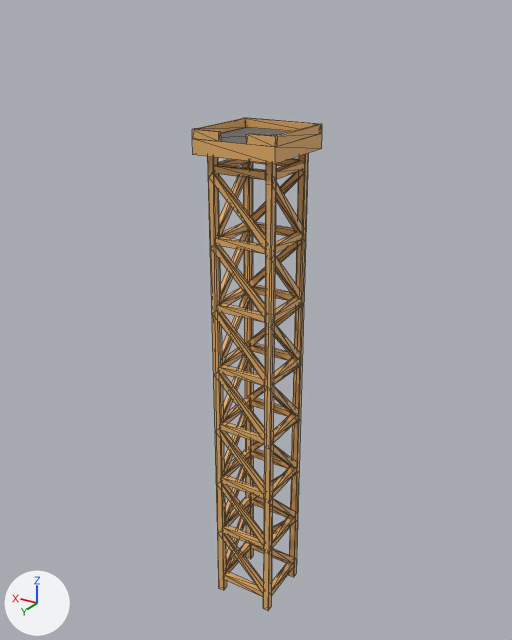
Two versions of the glTF model assets/models/builds/high-rise tower/high-rise tower.glb, one commit apart.
Both versions are drawn from a camera (50 mm lens) standing at (-19.9, 33.5, 36.8) and looking at (0.5, -0.6, 19.8). The axes (+X, +Y, +Z) are drawn at lower left. The lights are the same throughout. Mesh edges are drawn as thin lines. Vertices at the same position are counted once.
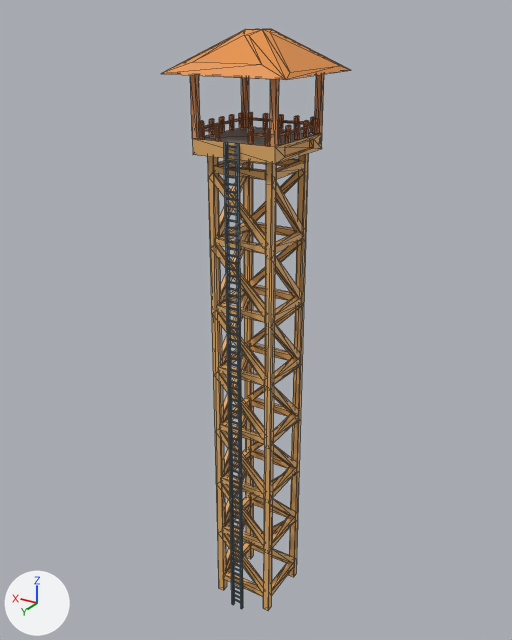
Changed parts and their boxes (x1, y1, x2, y2) in the pictures (512 x 640 px; the box of a moved part takes in the faces that stretch with it):
'Cube.004', reshaped, moved, rescaled, turned: before (192, 118, 322, 611); after (161, 29, 350, 611)
part 1 of me_cube_029, added: after (226, 497, 250, 526)
part 2 of me_cube_029, moved or reshaped: before (223, 571, 263, 597); after (222, 524, 264, 550)
part 3 of me_cube_029, added: after (272, 516, 295, 548)
part 4 of me_cube_029, added: after (243, 163, 253, 559)
part 5 of me_cube_029, added: after (226, 542, 251, 572)
part 6 of me_cube_029, moved or reshaped: before (222, 524, 264, 550); after (223, 571, 263, 597)
part 7 of me_cube_029, added: after (272, 562, 294, 594)
part 8 of me_cube_029, moved or reshaped: (223, 533, 263, 592) in both
part 9 of me_cube_029, moved or reshaped: before (251, 476, 280, 499); after (226, 505, 250, 570)
part 10 of me_cube_029, moved or reshaped: before (221, 483, 264, 544); after (272, 549, 294, 563)
part 11 of me_cube_029, moved or reshaped: before (226, 505, 250, 570); after (221, 483, 264, 544)
part 12 of me_cube_029, moved or reshaped: before (250, 442, 264, 451); after (225, 457, 250, 524)
part 13 of me_cube_029, moved or reshaped: before (220, 430, 264, 493); after (272, 499, 295, 517)
part 14 of me_cube_029, added: after (224, 449, 250, 476)
part 15 of me_cube_029, added: after (221, 475, 264, 499)
part 16 of me_cube_029, added: after (273, 467, 297, 497)
part 17 of me_cube_029, moved or reshaped: before (250, 449, 290, 469); after (220, 430, 264, 493)
part 18 of me_cube_029, moved or reshaped: before (221, 475, 264, 499); after (224, 406, 250, 474)
part 19 of me_cube_029, moved or reshaped: before (220, 421, 264, 444); after (273, 444, 296, 468)
part 20 of me_cube_029, added: after (224, 398, 250, 423)
part 21 of me_cube_029, added: after (220, 421, 264, 444)
part 22 of me_cube_029, added (orange): after (161, 29, 350, 609)

Edits to the bpy script that builds the scene:
```text
Change me_cube_029:
    used by ob_cube_004; location = (0.0, 0.0, 0.0); rotation_euler = (0.0, 0.0, -1.571), in degrees (0, 0, -90); scale = (2.25, 0.1, 0.4)
    remove me_cube_029.from_pydata(...)  # 560 vertices, 840 faces; spans x -1.2..1.2, y -25.0..25.0, z 0.0..78.3
    add me_cube_029.from_pydata(...)  # 1556 vertices, 2412 faces; spans x -1.0..1.0, y -1.0..1.0, z -9.7..0.3
    me_cube_029 part 1: a new loose piece, a box spanning x 0.44..0.56, y -0.44..0.45, z -8.36..-8.25, in mat_material_001 (orange #e7b069)
    me_cube_029 part 2: the loose piece of 8 vertices spanning x -0.9..-0.7, y -16.0..16.0, z 2.5..3.5 is turned -90 degrees about the z axis through its middle and scaled by 0.0279, then moved by (0.8, 0.5, -11.3)
    me_cube_029 part 3: a new loose piece, a box spanning x -0.56..-0.44, y -0.44..0.45, z -8.36..-8.25, in mat_material_001 (orange #e7b069)
    me_cube_029 part 4: a new loose piece, a box spanning x 0.44..0.56, y -0.55..-0.44, z -9.75..-1.41, in mat_material_001 (orange #e7b069)
    me_cube_029 part 5: a new loose piece, a box spanning x 0.44..0.56, y -0.44..0.45, z -9.47..-9.36, in mat_material_001 (orange #e7b069)
    me_cube_029 part 6: the loose piece of 8 vertices spanning x -0.9..-0.7, y -16.0..16.0, z 12.5..13.5 is turned -90 degrees about the z axis through its middle and scaled by 0.0279, then moved by (0.8, 0.5, -22.4)
    me_cube_029 part 7: a new loose piece, a box spanning x -0.56..-0.44, y -0.44..0.45, z -9.47..-9.36, in mat_material_001 (orange #e7b069)
    me_cube_029 part 8: the loose piece of 8 vertices spanning x -0.9..-0.7, y -17.8..19.6, z 3.2..12.6 is multiplied about its middle by the matrix ((0.0, 0.033, -0.019), (-0.038, 0.0, 0.0), (0.0, 0.019, 0.033)), then moved by (0.8, -0.4, -16.8)
    me_cube_029 part 9: the loose piece of 8 vertices spanning x 0.7..0.9, y -19.6..17.8, z 13.2..22.6 is scaled about its middle by (0.625, 0.0278, 0.111), then moved by (-0.3, 0.9, -26.8)
    me_cube_029 part 10: the loose piece of 8 vertices spanning x -0.9..-0.7, y -17.8..19.6, z 13.2..22.6 is scaled about its middle by (0.625, 0.0278, 0.111), then moved by (0.3, -0.9, -26.8)
    me_cube_029 part 11: the loose piece of 8 vertices spanning x -0.8..0.9, y 16.3..19.7, z 3.2..12.6 is scaled about its middle by (-0.625, 0.0278, -0.111), then moved by (0.0, -17.5, -15.7)
    me_cube_029 part 12: the loose piece of 8 vertices spanning x 0.7..0.9, y -19.6..17.8, z 23.2..32.6 is scaled about its middle by (0.625, 0.0278, 0.111), then moved by (-0.3, 0.9, -35.7)
    me_cube_029 part 13: the loose piece of 8 vertices spanning x -0.9..-0.7, y -17.8..19.6, z 23.2..32.6 is scaled about its middle by (0.625, 0.0278, 0.111), then moved by (0.3, -0.9, -35.7)
    me_cube_029 part 14: a new loose piece, a box spanning x 0.44..0.56, y -0.44..0.45, z -7.25..-7.14, in mat_material_001 (orange #e7b069)
    me_cube_029 part 15: a new loose piece, a box spanning x -0.44..0.44, y 0.44..0.56, z -7.25..-7.14, in mat_material_001 (orange #e7b069)
    me_cube_029 part 16: a new loose piece, a box spanning x -0.56..-0.44, y -0.44..0.45, z -7.25..-7.14, in mat_material_001 (orange #e7b069)
    me_cube_029 part 17: the loose piece of 8 vertices spanning x 0.7..0.9, y -16.0..16.0, z 22.5..23.5 is multiplied about its middle by the matrix ((0.0, 0.03, 0.03), (0.043, 0.0, 0.0), (0.0, 0.03, -0.03)), then moved by (-0.8, 0.5, -29.6)
    me_cube_029 part 18: the loose piece of 8 vertices spanning x -0.9..-0.7, y -16.0..16.0, z 22.5..23.5 is turned -45 degrees about the x axis through its middle and scaled by 0.0426, then moved by (1.3, 0.0, -29.6)
    me_cube_029 part 19: the loose piece of 8 vertices spanning x -0.9..-0.7, y -16.0..16.0, z 32.5..33.5 is multiplied about its middle by the matrix ((-0.043, 0.0, 0.0), (0.0, 0.03, 0.03), (0.0, 0.03, -0.03)), then moved by (0.3, 0.0, -39.6)
    me_cube_029 part 20: a new loose piece, a box spanning x 0.44..0.56, y -0.44..0.45, z -6.14..-6.02, in mat_material_001 (orange #e7b069)
    me_cube_029 part 21: a new loose piece, a box spanning x -0.44..0.44, y 0.44..0.56, z -6.14..-6.02, in mat_material_001 (orange #e7b069)
    me_cube_029 part 22: 1316 vertices added at x -1.0..1.0, y -1.0..1.0, z -9.7..0.3
    add me_cube_029.materials.append(mat_material_005)  # orange #e79242
    add me_cube_029.materials.append(mat_material_003)  # blue #7a94a2
    add me_cube_029.materials.append(mat_material_004)  # orange #e79b62
    add me_cube_029.materials.append(mat_material_006)  # orange #e78643
Change ob_cube_004:
    ob_cube_004.rotation_euler: (0.0, 0.0, -1.571) -> (0.0, 0.0, 0.0)  # degrees (0, 0, -90) -> degrees (0, 0, 0)
    ob_cube_004.location: (0.0, 0.0, 0.0) -> (0.0, -0.01, 35.09)
    ob_cube_004.scale: (2.25, 0.1, 0.4) -> (3.6, 3.6, 3.6)
```
